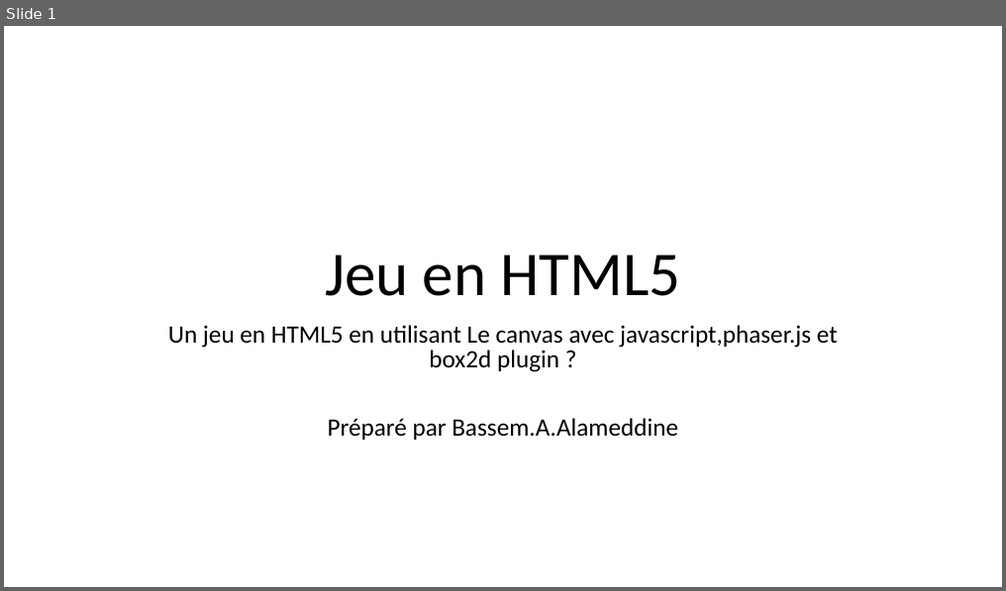
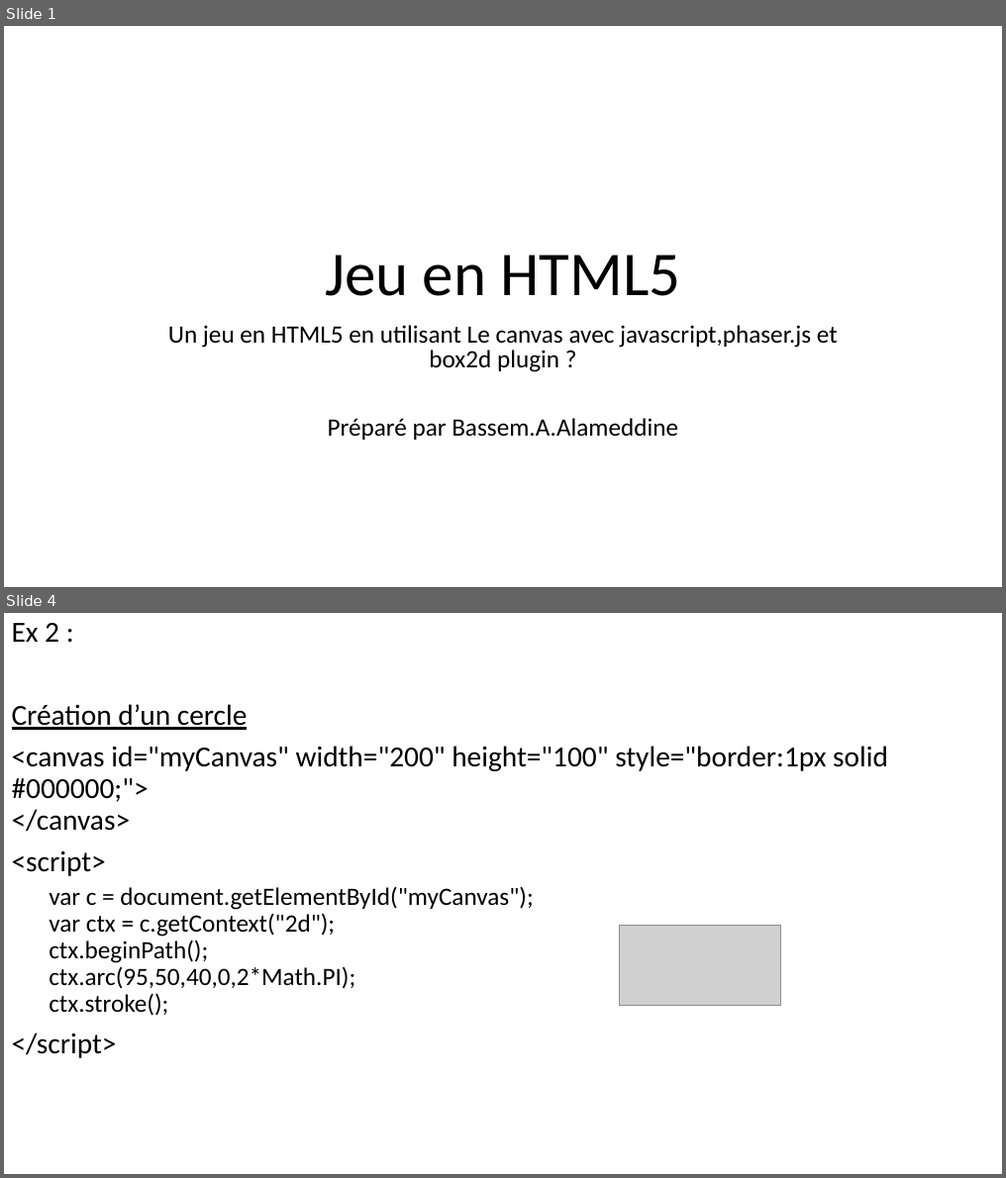
Before and after one commit to balamddine/NewHtml5, a slide deck: CanvasGame/Un jeu en canvas.pptx. Shown one above the other, each under a label of ours: slide 1 before the commit, slides 1 and 4 after it; the slides between them are not shown. The pictures are 1006x591 and 1006x1178 pixels, drawn with LibreOffice and Linux fonts; fonts in the diff are those of the drawing; grey boxes stand for pictures. Boxes give left, top, right and bottom in pixels: in the first picture for what was removed or moved away, otherwise in the second. Text is boxed around its words. In the diff, an @@ line names an element or a change of style, - is before the commit and + after.

```diff
--- a/CanvasGame/Un jeu en canvas.pptx
+++ b/CanvasGame/Un jeu en canvas.pptx
@@ slide 4 added at (x1=4, y1=613, x2=1002, y2=1174), background #FFFFFF @@
@@ text added at (x1=12, y1=623, x2=888, y2=1059), 24 pt, text #000000 @@
+Ex 2 :
+Création d’un cercle
+<canvas id="myCanvas" width="200" height="100" style="border:1px solid #000000;">
+</canvas>
+<script>
+  var c = document.getElementById("myCanvas");
+  var ctx = c.getContext("2d");
+  ctx.beginPath();
+  ctx.arc(95,50,40,0,2*Math.PI);
+  ctx.stroke();
+</script>
@@ picture added at (x1=620, y1=926, x2=782, y2=1005) @@
```
Also in this commit, not shown: 7 other slides added, 6 other files.
